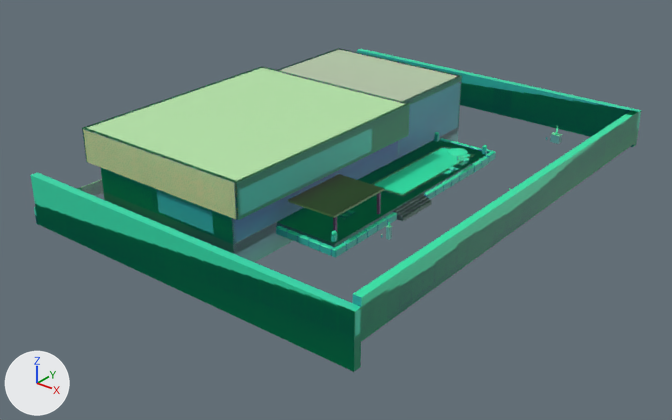
An edit to the glTF model models/villa/villa.glb, drawn before and after from the same camera.
One viewpoint serves both versions: a 50 mm camera at (100.7, -86.0, 65.9) aimed at (33.6, -2.1, 13.9). Lighting does not change. The marker at lower left points along +X, +Y and +Z. The older version comes first. Objects named as collision shapes, trigger or cutter boxes, shadow casters or lower levels of detail are left out. Vertices at exactly the same position are counted once.

In view in the first picture: 'Villa', 'Villa_far', 'Villa_kit', 'Villa_lod1' and 1 more.
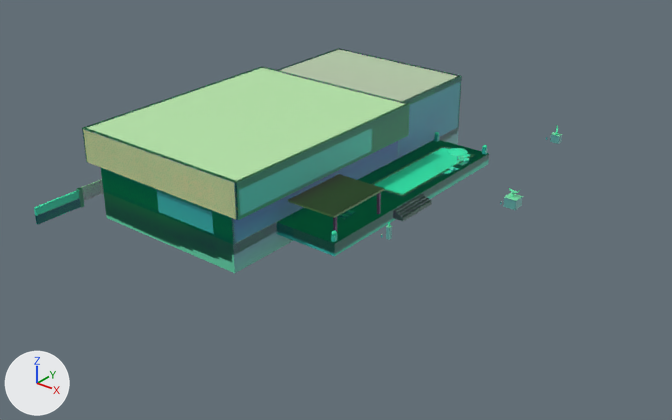
Boxes [x1, y1, x2, y2] around the edits, measured in the pictures (672 x 420 px):
'Villa_far', reshaped (25% narrower, 31% shorter)
    before: [31, 49, 641, 372]
    after: [34, 49, 489, 273]
'Villa_lod1', reshaped (25% narrower, 34% shorter)
    before: [35, 49, 641, 371]
    after: [35, 49, 488, 262]
'Villa', reshaped (25% narrower, 27% shorter)
    before: [35, 48, 641, 336]
    after: [35, 48, 489, 259]
'Villa_kit', reshaped (19% narrower, 13% shorter)
    before: [276, 132, 563, 258]
    after: [331, 132, 563, 242]
part 1 of me_villa, deleted
    before: [36, 84, 641, 336]
part 2 of me_villa_kit, deleted
    before: [276, 138, 496, 258]
part 3 of me_villa_far, deleted
    before: [353, 110, 639, 341]
part 4 of me_villa_far, deleted
    before: [31, 173, 361, 372]
part 5 of me_villa_far, deleted
    before: [357, 49, 641, 147]
part 6 of me_villa_lod1, deleted
    before: [36, 83, 641, 371]

Diff of the bpy script that builds the scene:
```diff
--- a/models/villa/villa.glb.py
+++ b/models/villa/villa.glb.py
@@ me_villa @@
 # used by ob_villa; location = (0.0, 0.0, 0.0)
-me_villa.from_pydata(...)  # 35925 vertices, 60978 faces; spans x 9.2..58.0, y -30.0..34.0, z 14.8..26.3
+me_villa.from_pydata(...)  # 29655 vertices, 49106 faces; spans x 9.2..45.9, y -30.0..34.0, z 14.8..26.3
+# me_villa part 1: 111 loose pieces with 6270 vertices, spanning x 10.0..58.0, y -30.0..34.0, z 15.4..22.8, are deleted
 me_villa.materials.append(mat_render_white)
@@ me_villa @@
 me_villa.materials.append(mat_glow)
-me_villa.materials.append(mat_hedge)
@@ me_villa_kit @@
 # used by ob_villa_kit; location = (0.0, 0.0, 0.0)
-me_villa_kit.from_pydata(...)  # 5819 vertices, 10924 faces; spans x 36.2..55.0, y -16.7..24.0, z 17.1..21.2
+me_villa_kit.from_pydata(...)  # 5221 vertices, 9874 faces; spans x 36.2..55.0, y -15.8..24.0, z 17.4..21.2
+# me_villa_kit part 2: 24 loose pieces with 598 vertices, spanning x 36.5..45.2, y -16.7..17.7, z 17.1..18.7, are deleted
 me_villa_kit.materials.append(mat_stone_blue)
@@ me_villa_far @@
 # used by ob_villa_far; location = (0.0, 0.0, 0.0)
-me_villa_far.from_pydata(...)  # 150 vertices, 170 faces; spans x 9.6..58.0, y -30.0..34.0, z 14.8..26.3
+me_villa_far.from_pydata(...)  # 126 vertices, 140 faces; spans x 9.6..44.5, y -30.0..34.0, z 14.8..26.3
+# me_villa_far part 3: the loose piece of 8 vertices spanning x 57.0..58.0, y -29.0..33.0, z 18.2..22.8 is deleted
+# me_villa_far part 4: the loose piece of 8 vertices spanning x 10.0..58.0, y -30.0..-29.0, z 15.4..21.9 is deleted
+# me_villa_far part 5: the loose piece of 8 vertices spanning x 10.0..58.0, y 33.0..34.0, z 17.7..22.8 is deleted
 me_villa_far.materials.append(mat_render_white)
@@ me_villa_far @@
 me_villa_far.materials.append(mat_concrete_soffit)
-me_villa_far.materials.append(mat_hedge)
@@ me_villa_lod1 @@
 # used by ob_villa_lod1; location = (0.0, 0.0, 0.0)
-me_villa_lod1.from_pydata(...)  # 5569 vertices, 8098 faces; spans x 9.5..58.0, y -30.0..34.0, z 14.8..26.3
+me_villa_lod1.from_pydata(...)  # 3507 vertices, 4766 faces; spans x 9.5..45.9, y -30.0..34.0, z 14.8..26.3
+# me_villa_lod1 part 6: the loose piece of 1526 vertices spanning x 10.0..58.0, y -30.0..34.0, z 15.4..22.8 is deleted
+# other edits to the shape of me_villa_lod1 do not show in these pictures
 me_villa_lod1.materials.append(mat_render_white)
@@ me_villa_lod1 @@
 me_villa_lod1.materials.append(mat_concrete_soffit)
-me_villa_lod1.materials.append(mat_hedge)
```
